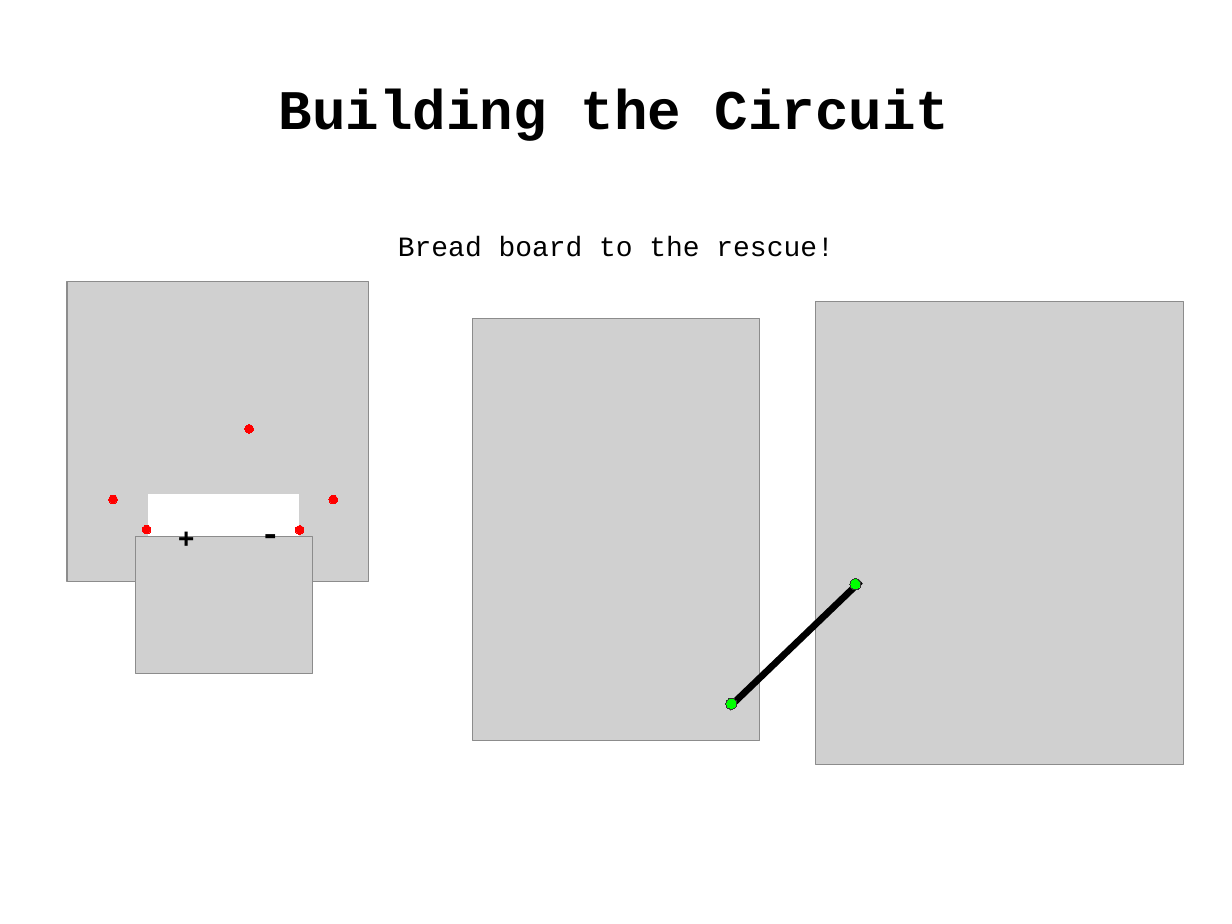
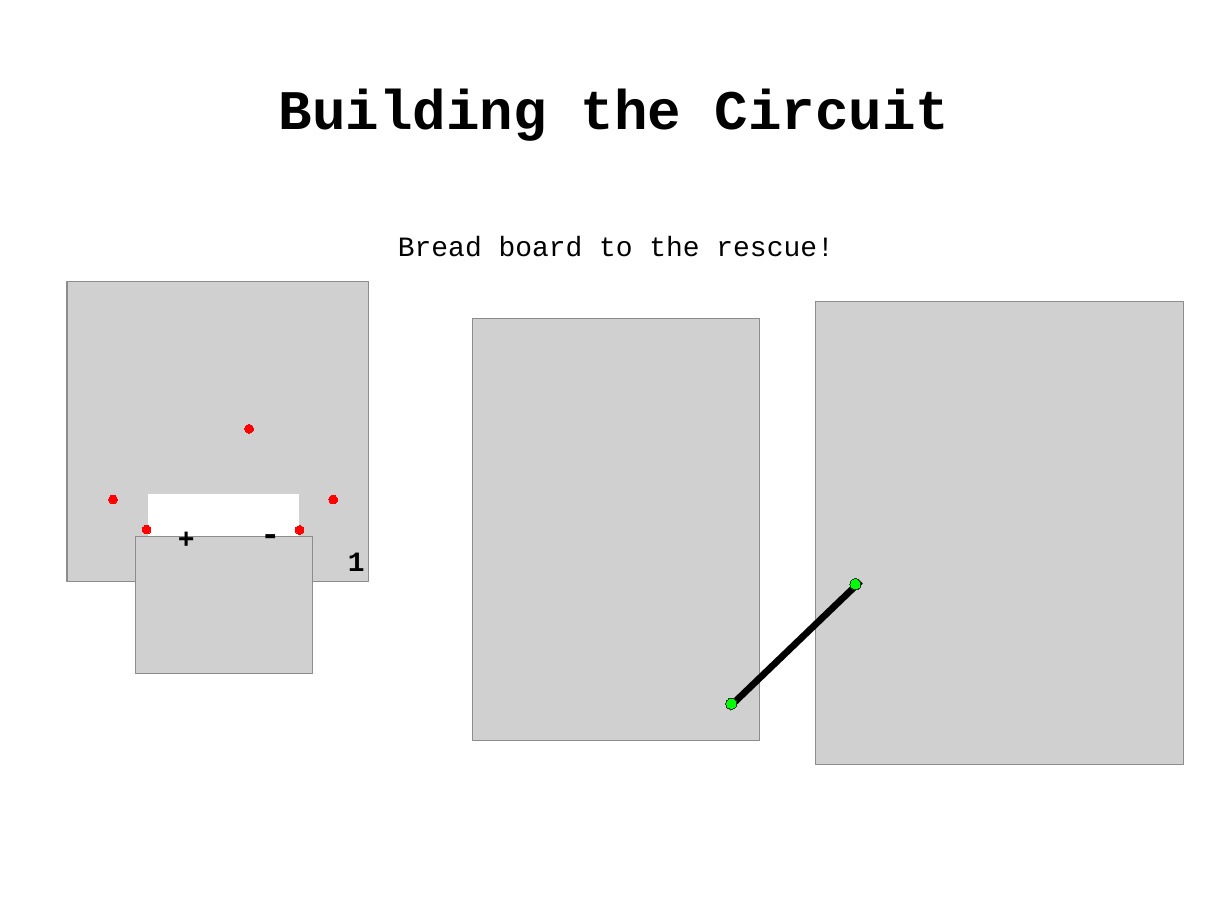
Before and after one commit to lovelandcreatorspace/presentations, a slide deck: slide 28 of arduino/101/raw/arduino101_slides.odp (slide 29 before the commit). Drawn at 1232x924 pixels with LibreOffice and Linux fonts; fonts in the diff are those of the drawing; grey boxes stand for pictures. Boxes give left, top, right and bottom in pixels: in the first picture for what was removed or moved away, otherwise in the second. Text is boxed around its words. In the diff, an @@ line names an element or a change of style, - is before the commit and + after.

```diff
--- a/arduino/101/raw/arduino101_slides.odp
+++ b/arduino/101/raw/arduino101_slides.odp
@@ text added at bbox=[348, 552, 365, 571], 18 pt, text #000000, bold @@
+1
```
Also in this commit, not shown: 4 other slides changed, 12 slides added, 1 slide removed, 1 other file.
